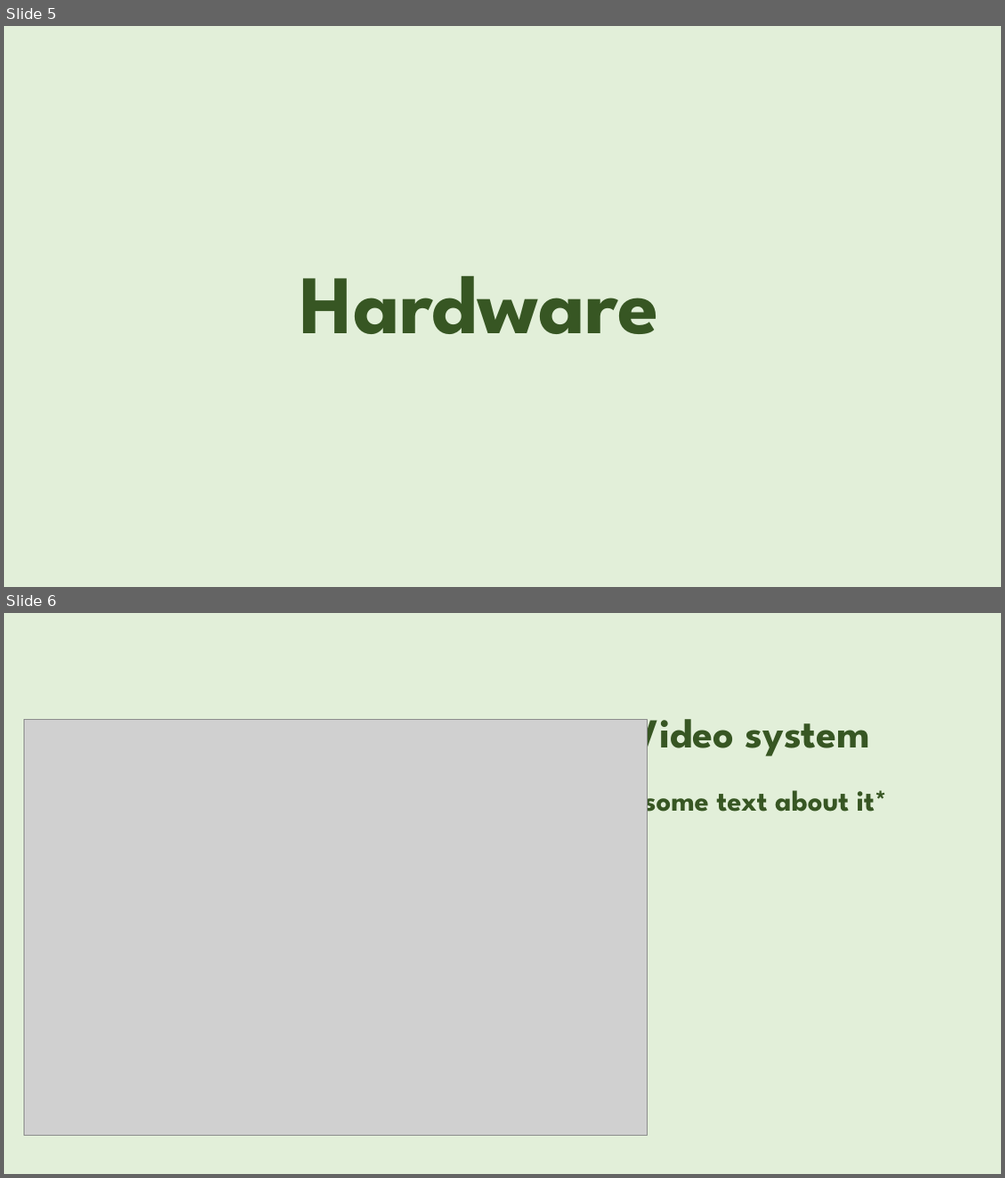
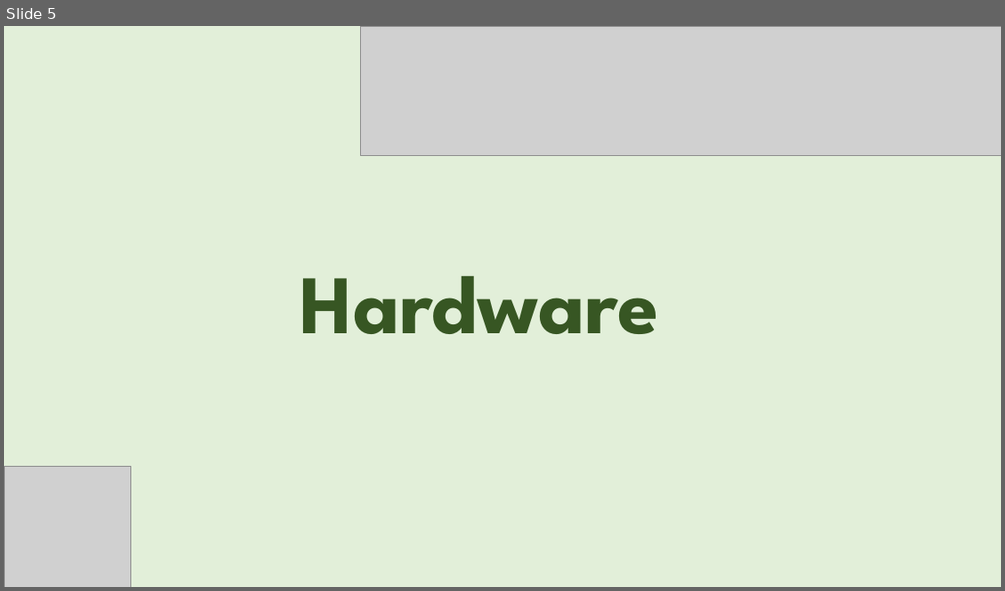
Before and after one commit to AsphodelRem/tv-tennis, a slide deck: presentation.pptx. Shown one above the other, each under a label of ours: slides 5 and 6 before the commit, slide 5 after it. The pictures are 1005x1178 and 1005x591 pixels, drawn with LibreOffice and Linux fonts; fonts in the diff are those of the drawing; grey boxes stand for pictures; background and template pictures are left out. Boxes give left, top, right and bottom in pixels: in the first picture for what was removed or moved away, otherwise in the second. Text is boxed around its words. In the diff, an @@ line names an element or a change of style, - is before the commit and + after.

```diff
--- a/presentation.pptx
+++ b/presentation.pptx
@@ slide 6 removed at <box>4,613,1001,1174</box>, background picture (left out) @@
@@ picture removed at <box>24,719,647,1135</box> @@
@@ title removed at <box>631,719,870,760</box> @@
-Video system
@@ text removed at <box>631,781,887,820</box> @@
-*some text about it*
@@ slide 5 changed as well @@
@@ picture added at <box>361,26,1001,156</box> @@
@@ picture added at <box>4,466,131,587</box> @@
```
Also in this commit, not shown: 6 other slides changed, 7 slides added, 3 other slides removed.
